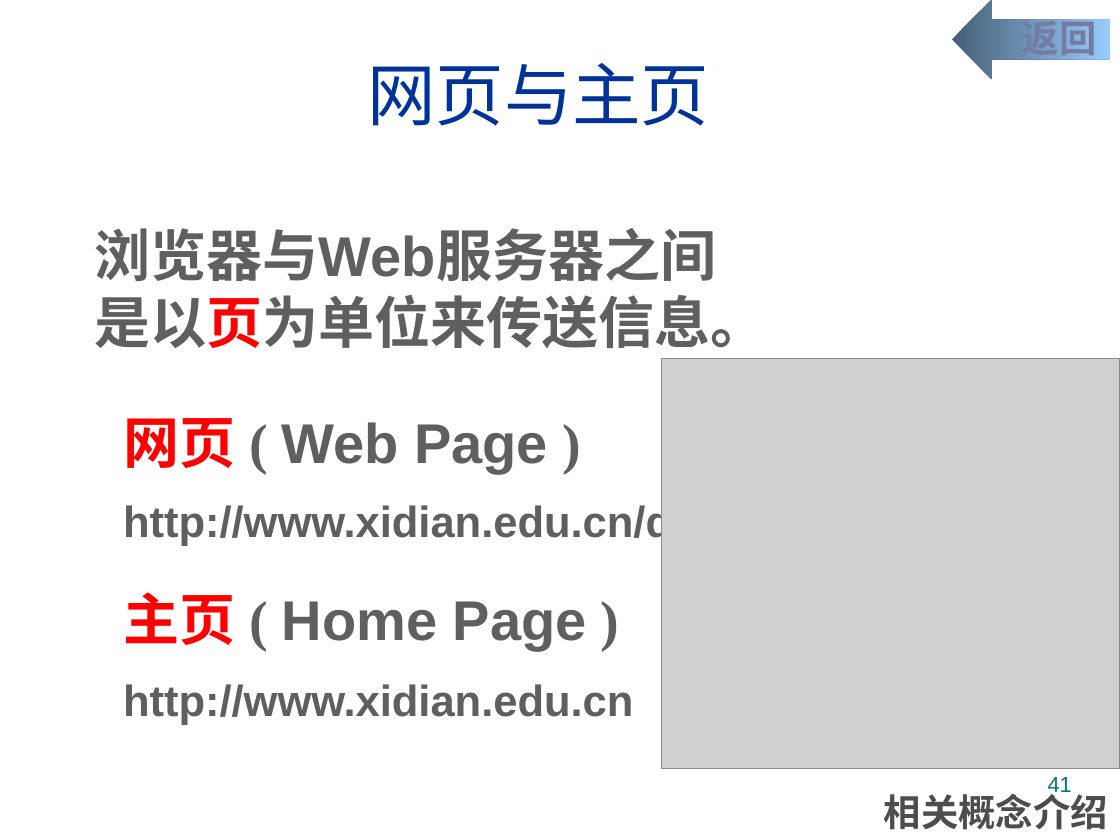
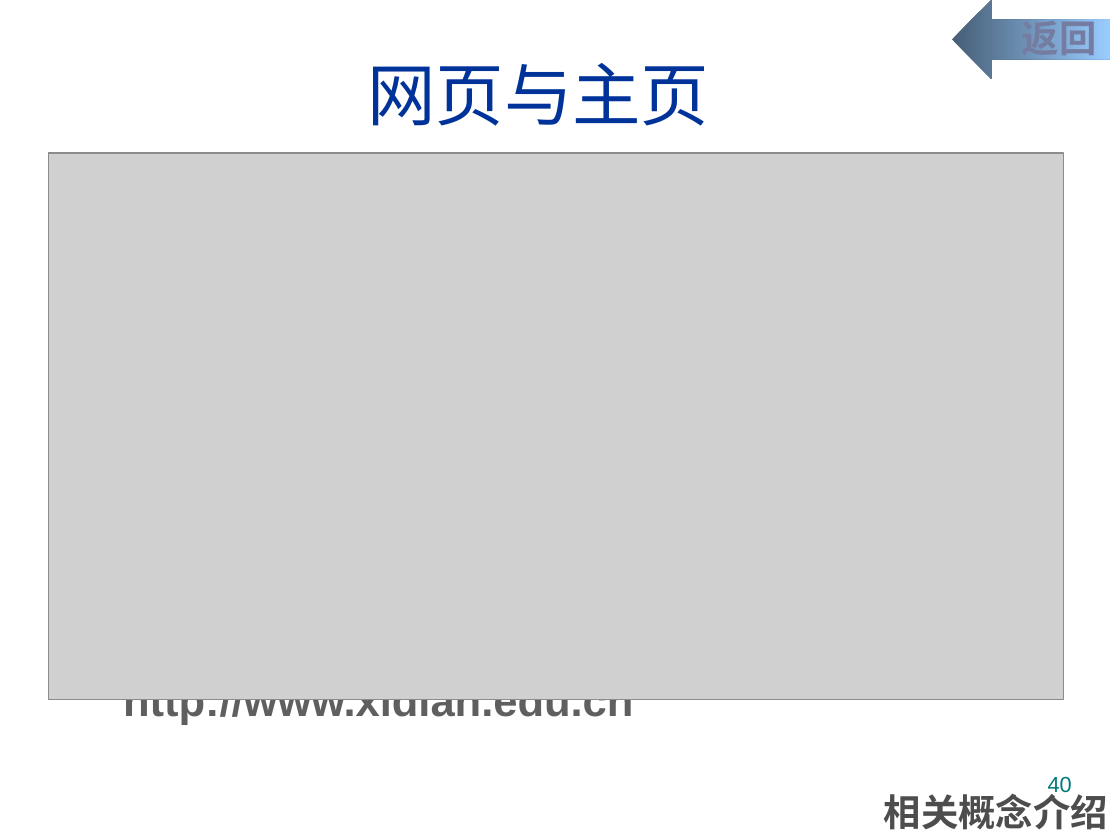
Before and after one commit to jtrfid/C-Repositories, a slide deck: slide 40 of 2016/计算机导论/pptx/5. 计算机网络入门.pptx (slide 41 before the commit). Drawn at 1120x840 pixels with LibreOffice and Linux fonts; fonts in the diff are those of the drawing; grey boxes stand for pictures; background and template pictures are left out. Boxes give left, top, right and bottom in pixels: in the first picture for what was removed or moved away, otherwise in the second. Text is boxed around its words. In the diff, an @@ line names an element or a change of style, - is before the commit and + after.

```diff
--- a/2016/计算机导论/pptx/5. 计算机网络入门.pptx
+++ b/2016/计算机导论/pptx/5. 计算机网络入门.pptx
@@ picture added at <box>48,153,1063,700</box> @@
@@ text removed at <box>95,228,767,348</box> @@
-浏览器与Web服务器之间
-是以页为单位来传送信息。
@@ picture removed at <box>662,358,1120,768</box> @@
@@ text removed at <box>123,418,548,473</box> @@
-网页 ( Web Page )
@@ text removed at <box>123,502,1001,546</box> @@
-http://www.xidian.edu.cn/docs/cindex.html
@@ text removed at <box>123,592,587,650</box> @@
-主页 ( Home Page )
@@ page number at <box>1048,776,1072,797</box>: text changed @@
-41
+40
```
Also in this commit, not shown: 7 other slides changed, 1 slide removed, 1 other file.
